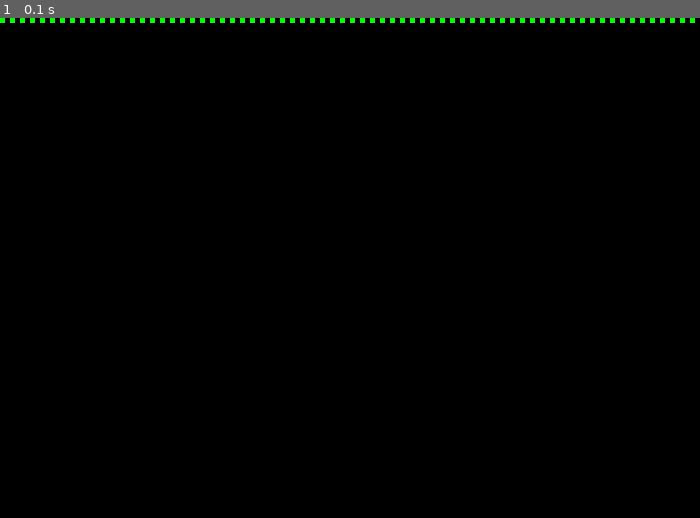
Above: before the commit, frame 1.
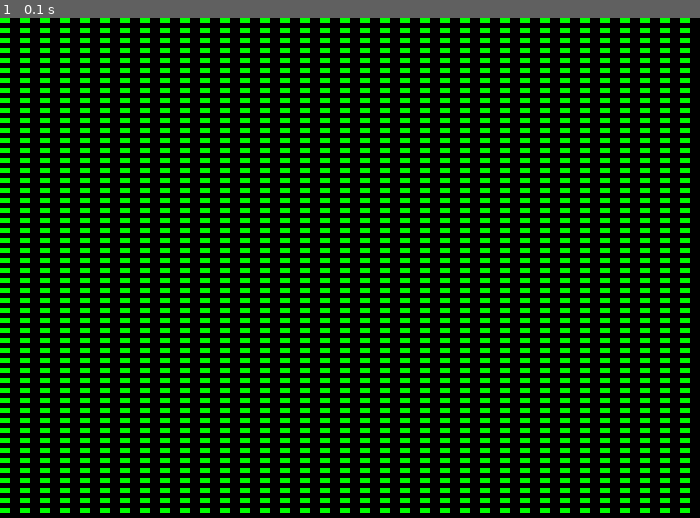
Above: after the commit, the same moment.

Repository: MCBoarder289/PythonArcadeGames
Game: pygame game, started from Labs/Chapter 6 - Lab Pygame Exercise.py
The game is run twice, just before and just after one commit, with the same random seed, the same clock (stepped at 60 frames per second) and the same inputs.
Inputs:
- Up to frame 1 (0.1 s): no input

The runs differ from the first frame. In frame 1, 25% of the frame differs, in the area x 0-100%, y 0-99%.

Commit message:
Chapter 6 - Got the Graphics Grid working with variables

Diff:
--- a/Labs/Chapter 6 - Lab Pygame Exercise.py
+++ b/Labs/Chapter 6 - Lab Pygame Exercise.py
@@ -28,7 +28,9 @@
 # Variables to declare
 screen_width = size[0]
 screen_height = size[1]
-block_size = 5
+block_width = 10
+block_height = 5
+space_multiplier = 2
 
 # Loop until the user clicks the close button.
 done = False
@@ -55,11 +57,26 @@
     screen.fill(BLACK)
 
     # --- Drawing code should go here
+    x_row_count = 0
+    y_row_count = 0
+    for i in range(0, screen_height, space_multiplier * block_height):
+        pygame.draw.rect(screen, GREEN, [x_row_count, i, block_width, block_height], 0)
+
+        for j in range(0, screen_width, space_multiplier * block_width):
+            pygame.draw.rect(screen, GREEN, [j, y_row_count, block_width, block_height], 0)
+
+        y_row_count += space_multiplier * block_height
+        x_row_count += space_multiplier * block_width
+
+    """"
     origin = [0, 0]
     for i in range(0, screen_width, block_size):
         pygame.draw.rect(screen, GREEN, [origin[0], origin[1], block_size, block_size], 0)
-        origin[0] += 2 * block_size
 
+        for j in range(0, screen_height, block_size):
+            pygame.draw.rect(screen, GREEN, [i, i, block_size, block_size], 0)
+            origin[1] += 2*block_size
+    """
     # --- Go ahead and update the screen with what we've drawn.
     pygame.display.flip()
 
